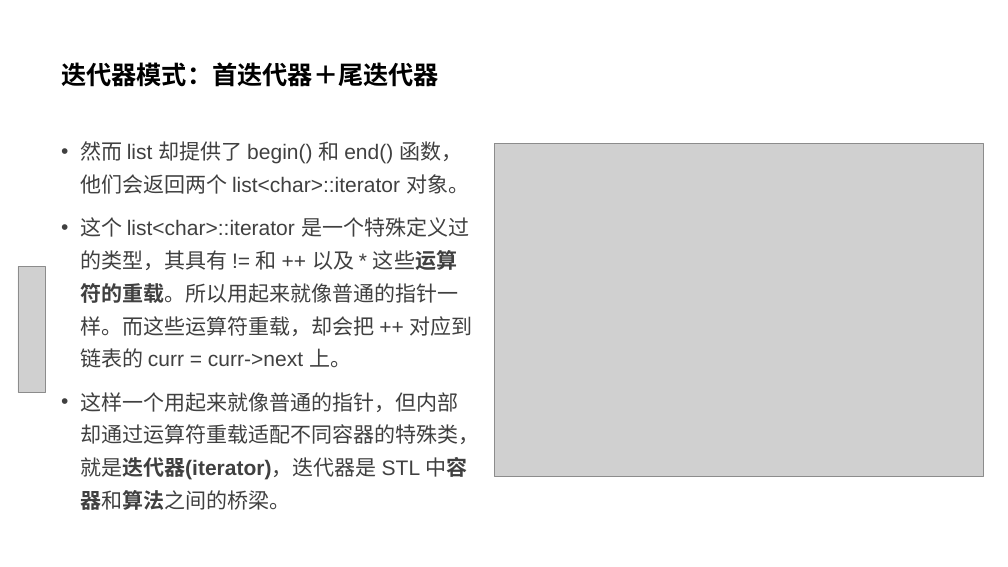
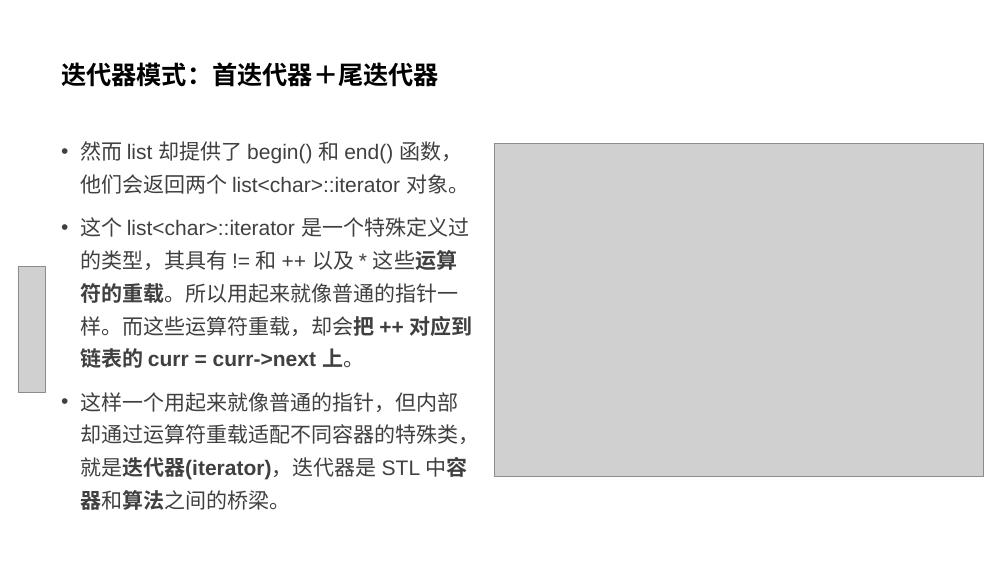
Before and after one commit to parallel101/course, a slide deck: slide 62 of 13/slides.pptx (slide 46 before the commit). Drawn at 1008x567 pixels with LibreOffice and Linux fonts; fonts in the diff are those of the drawing; grey boxes stand for pictures. Boxes give left, top, right and bottom in pixels: in the first picture for what was removed or moved away, otherwise in the second. Text is boxed around its words. In the diff, an @@ line names an element or a change of style, - is before the commit and + after.

```diff
--- a/13/slides.pptx
+++ b/13/slides.pptx
@@ text at (80,217,473,368): bold on in "这些运算符的重载。所以用起来就像普通的指针一样。而这些运算符重载，却会把 ++ 对应到 链表的 curr = curr- ..." @@
```
Also in this commit, not shown: 2 other slides changed, 16 slides added, 11 other files.
